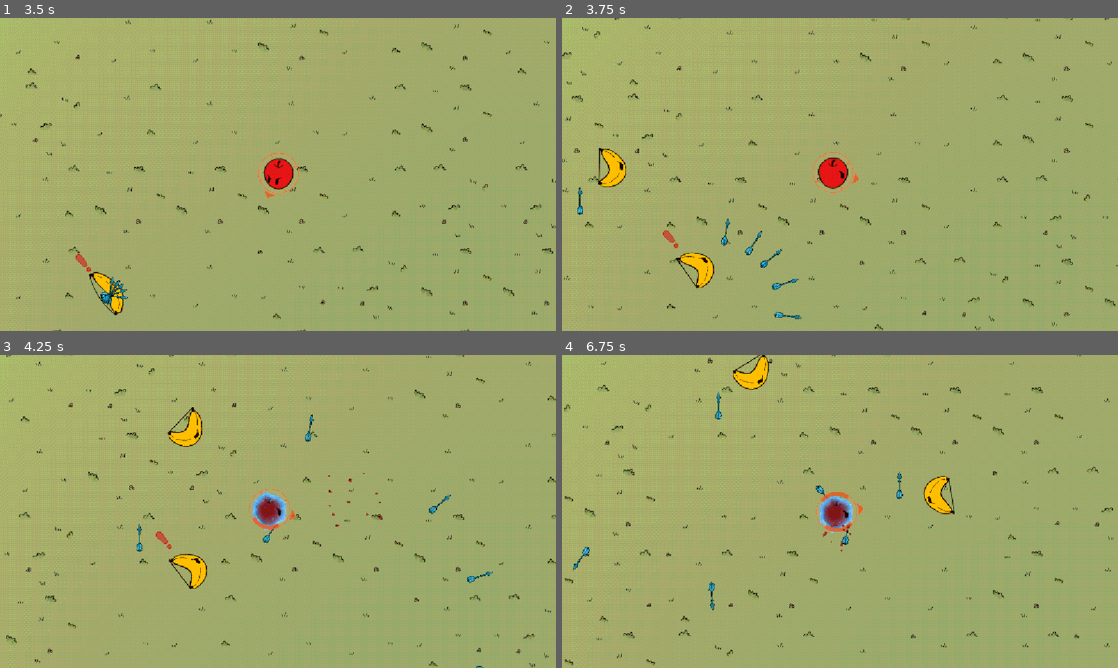
Above: before the commit, frames 1-4 (two rows, left to right).
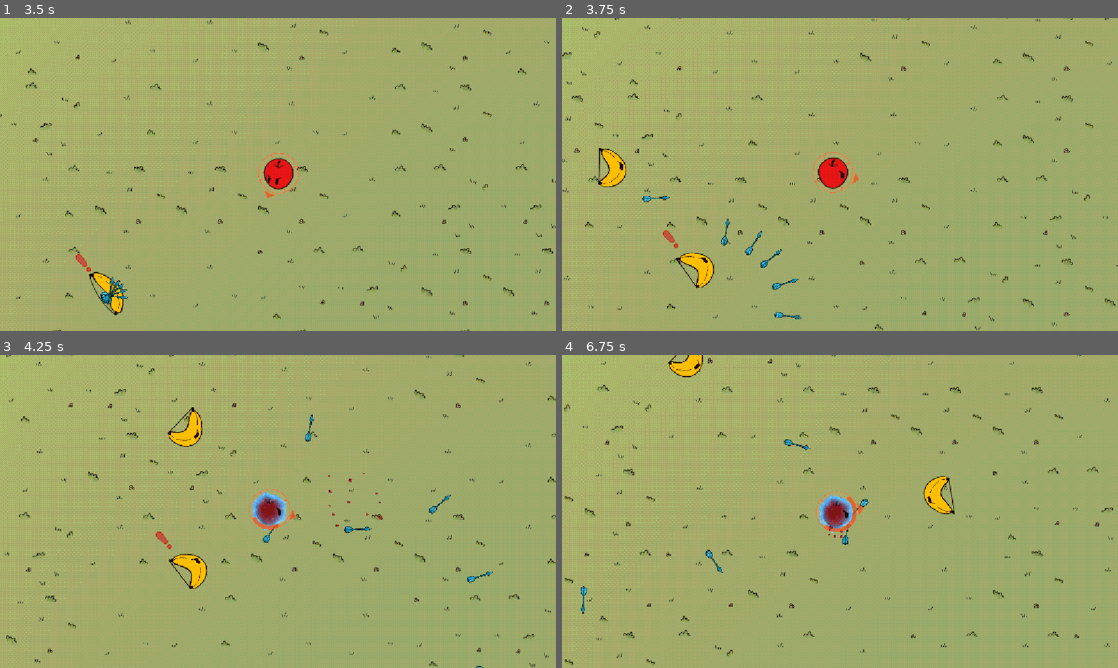
Above: after the commit, the same moments.

Repository: CasualShrub/arrow-head
Game: Godot game, scene res://scenes/levels/level_1.tscn
The game is run twice, just before and just after one commit, with the same random seed, the same clock (stepped at 60 frames per second) and the same inputs. This scene is started directly instead of the project's main scene. Sound files missing from this copy of the repository are replaced by a short silence.
Inputs (mouse positions are in pixels of both pictures, inside the frame that each line leads up to):
- Up to frame 1 (3.5 s): tap Enter at 0.5 s; move the mouse to (400, 158) at 0.52 s; hold D (move_right) 0.53-1.28 s; hold Space (fire) 0.53-1.28 s; move the mouse to (166, 190) at 1.27 s; hold S (move_down) 1.28-2.03 s; tap R at 1.35, 2.85 s; move the mouse to (333, 105) at 2.02 s; hold D (move_right) 2.03-2.78 s; hold Space (fire) 2.03-2.78 s; move the mouse to (250, 237) at 2.77 s; hold W (move_up) from 2.78 s (still down)
- Up to frame 2 (3.75 s): move the mouse to (1006, 221) at 3.52 s; release W (move_up) at 3.53 s; hold A (move_left) from 3.53 s (still down); hold Space (fire) from 3.53 s (still down)
- Up to frame 3 (4.25 s): keep holding A (move_left); keep holding Space (fire)
- Up to frame 4 (6.75 s): move the mouse to (673, 464) at 4.27 s; release Space (fire) at 4.28 s; tap R at 4.35, 5.85 s; move the mouse to (867, 511) at 5.02 s; release A (move_left) at 5.03 s; hold S (move_down) 5.03-5.78 s; hold Space (fire) 5.03-5.78 s; move the mouse to (756, 433) at 5.77 s; hold D (move_right) 5.78-6.53 s; move the mouse to (962, 495) at 6.52 s; hold W (move_up) from 6.53 s (still down); hold Space (fire) from 6.53 s (still down)

Frame 1 is identical in both runs. In frame 2, 0.1% of the frame differs, in the area x 2-20%, y 54-63%; in frame 3, 0.1%; in frame 4, 1.4%, in the area x 1-69%, y 0-83%.

Commit message:
fix firing

Diff:
--- a/scenes/enemies/enemy.tscn
+++ b/scenes/enemies/enemy.tscn
@@ -57,15 +57,12 @@
 
 [node name="Enemy" type="CharacterBody3D" unique_id=71488470 node_paths=PackedStringArray("health", "sus")]
 collision_layer = 8
+collision_mask = 13
 motion_mode = 1
 script = ExtResource("1_7p1mj")
 health = NodePath("Health")
 sus = NodePath("Sus")
 patterns = Array[ExtResource("2_xwavj")]([SubResource("Resource_fcftc")])
-alwayds_alert = null
-combat_strafe_radius = null
-combat_strafe_speed = null
-combat_reposition_chance = null
 
 [node name="Collider" type="CollisionShape3D" parent="." unique_id=1742085930]
 unique_name_in_owner = true
--- a/scenes/levels/level_1.tscn
+++ b/scenes/levels/level_1.tscn
@@ -7,6 +7,10 @@
 
 [node name="Encounter" unique_id=571267862 instance=ExtResource("1_1c042")]
 
+[node name="Player" parent="SubViewportContainer/SubViewport/World" parent_id_path=PackedInt32Array(1589957074) index="0" unique_id=508579643]
+freeze_warn_time = 0.6
+freeze_blink_rate = 12.0
+
 [node name="SubViewportContainer_SubViewport_World_NavigationRegion3D#CSGBox3D4" type="CSGBox3D" parent="SubViewportContainer/SubViewport/World" parent_id_path=PackedInt32Array(1589957074) index="6" unique_id=889470022]
 transform = Transform3D(1, 0, 0, 0, 1, 0, 0, 0, 1, 29.129332, 0.33855522, 15.6918335)
 use_collision = true
@@ -14,18 +18,12 @@
 size = Vector3(4.2052155, 2.611206, 1.8304443)
 
 [node name="Enemy2" parent="SubViewportContainer/SubViewport/World" parent_id_path=PackedInt32Array(1589957074) index="7" unique_id=71488470 instance=ExtResource("2_1c042")]
-transform = Transform3D(1, 0, 0, 0, 1, 0, 0, 0, 1, 23.051857, 0.88664186, 13.432504)
-alwayds_alert = false
-combat_strafe_radius = 4.0
-combat_strafe_speed = 2.0
-combat_reposition_chance = 0.3
+transform = Transform3D(1, 0, 0, 0, 1, 0, 0, 0, 1, 23.052, 0, 13.433)
+collision_mask = 1
 
 [node name="Enemy" parent="." index="1" unique_id=955806617 instance=ExtResource("3_x42e6")]
 transform = Transform3D(1, 0, 0, 0, 1, 0, 0, 0, 1, -0.52670556, 0, 6.239771)
-alwayds_alert = false
-combat_strafe_radius = 4.0
-combat_strafe_speed = 2.0
-combat_reposition_chance = 0.3
+collision_mask = 1
 
 [node name="VisionDisplay" parent="Enemy/Sus/Vision" parent_id_path=PackedInt32Array(955806617, 1162433519) index="0" unique_id=442070290]
 transform = Transform3D(-4.0143995, -3.804912e-07, -2.9142188e-07, -3.5094993e-07, 4.3523116, -1.6872596e-07, 6.061575e-07, -3.8049114e-07, -1.93, 0, -1.2373967, 0.030000053)
@@ -42,9 +40,6 @@
 
 [node name="Enemy2" parent="." index="2" unique_id=96558035 instance=ExtResource("4_6761a")]
 transform = Transform3D(1, 0, 0, 0, 1, 0, 0, 0, 1, 5.364171, 0, 6.284465)
-alwayds_alert = false
-combat_strafe_radius = 4.0
-combat_strafe_speed = 2.0
-combat_reposition_chance = 0.3
+collision_mask = 1
 
 [editable path="Enemy"]
--- a/scenes/player.tscn
+++ b/scenes/player.tscn
@@ -76,7 +76,7 @@
 [sub_resource type="QuadMesh" id="QuadMesh_8wtow"]
 
 [node name="Player" type="CharacterBody3D" unique_id=439211336 node_paths=PackedStringArray("input", "health", "sectors")]
-collision_mask = 4
+collision_mask = 12
 motion_mode = 1
 script = ExtResource("1_3vyb7")
 input = NodePath("Input")
@@ -91,10 +91,12 @@
 sector_centered = true
 sector_radius = 0.5
 eyes_hit_time = 0.5
+freeze_warn_time = null
+freeze_blink_rate = null
 
 [node name="Collider" type="CollisionShape3D" parent="." unique_id=1401584448]
 unique_name_in_owner = true
-shape = SubResource("SphereShape3D_3v2ag")
+shape = SubResource("SphereShape3D_oprun")
 debug_color = Color(0, 0.6, 0.7019608, 0.41960785)
 
 [node name="Health" type="Node" parent="." unique_id=1891742081]
--- a/scripts/enemy.gd
+++ b/scripts/enemy.gd
@@ -35,12 +35,14 @@
 @export var combat_strafe_speed := 2.0
 @export var combat_reposition_chance := 0.3
 
+enum CombatState { STRAFE, CHARGE, RETREAT, STOP }
+var _combat_state := CombatState.STRAFE
+
 var _patrol_world_points: Array[Vector3] = []
 var _patrol_len: float
 var _patrol_progress := 0.0
 var _patrol_dir := 1.0
 
-var _strafe_angle := 0.0
 var _strafe_dir := 1.0
 var _reposition_timer := 0.0
 var _reposition_interval := 2.0
@@ -94,6 +96,8 @@
 	_movement_pattern_start = Time.get_ticks_msec()
 
 func _get_arrow_angle(offset: float, spread: float, count: int, i: int) -> float:
+	if count <= 1:
+		return offset
 	var i_spread := -(spread / 2) + (i as float / (count - 1) as float * spread)
 	return i_spread + offset
 
@@ -261,27 +265,31 @@
 	if not player:
 		return
 
-	_reposition_timer += dt
-	if _reposition_timer >= _reposition_interval:
-		_reposition_timer = 0.0
-		_reposition_interval = randf_range(1.5, 3.5)
-		_strafe_dir *= -1.0 if randf() < combat_reposition_chance else 1.0
-
 	var to_player := (player.global_position - global_position)
 	to_player.y = 0.0
 	var dist := to_player.length()
 	var forward := to_player.normalized()
 	var right := forward.rotated(Vector3.UP, PI * 0.5)
-
-	# Build desired movement
 	var move := Vector3.ZERO
 
-	if dist > combat_strafe_radius + 1.0:
-		move += forward          # too far, close in
-	elif dist < combat_strafe_radius - 1.0:
-		move -= forward          # too close, back off
-
-	move += right * _strafe_dir  # always strafing
+	_reposition_timer += dt
+	if _reposition_timer >= _reposition_interval:
+		_reposition_timer = 0.0
+		_reposition_interval = randf_range(1.5, 3.5)
+		_pick_combat_state(dist)
+
+	match _combat_state:
+		CombatState.STRAFE:
+			if dist > combat_strafe_radius + 1.0:
+				move += forward
+			elif dist < combat_strafe_radius - 1.0:
+				move -= forward
+			move += right * _strafe_dir
+		CombatState.CHARGE:
+			move += forward * 2.0  # faster, aggressive
+		CombatState.RETREAT:
+			move -= forward
+			move += right * _strafe_dir  # sidestep while backing off
 
 	# Wall avoidance
 	if _ray_forward.is_colliding():
@@ -295,6 +303,29 @@
 		global_position += move.normalized() * combat_speed * dt
 
 	look_at(player.global_position)
+
+func _pick_combat_state(dist: float) -> void:
+	_strafe_dir = 1.0 if randf() > 0.5 else -1.0
+	var roll := randf()
+	if dist > combat_strafe_radius * 2.0:
+		# far away — charge or strafe toward them
+		_combat_state = CombatState.CHARGE if roll < 0.6 else CombatState.STRAFE
+	elif dist < combat_strafe_radius * 0.5:
+		# too close — retreat or strafe
+		_combat_state = CombatState.RETREAT if roll < 0.6 else CombatState.STRAFE
+	else:
+		# comfortable range — mostly strafe, occasional charge
+		if roll < 0.45:
+			_combat_state = CombatState.STRAFE
+		elif roll < 0.7:
+			_combat_state = CombatState.CHARGE
+		elif roll < 0.85:
+			_combat_state = CombatState.STOP
+		else:
+			_combat_state = CombatState.RETREAT
+
+	if _combat_state == CombatState.STOP:
+		_reposition_interval = randf_range(0.5, 1.2)
 
 func _select_behaviour(dt: float) -> void:
 	if sus.is_alert():
--- a/scripts/player.gd
+++ b/scripts/player.gd
@@ -282,6 +282,7 @@
 	for e in collided:
 		e.get_hit()
 	_exit_slowdown()
+	_collider.disabled = true
 	_dashing.start()
 
 func _can_slowdown() -> bool:
@@ -383,6 +384,7 @@
 	_update_eyes()
 
 func _on_dashing_timeout() -> void:
+	_collider.disabled = false
 	if dash_cooldown > 0.001:
 		_dash_debounce.start()
 
Not shown: 1 places in scenes/player.tscn that only renumber resources
